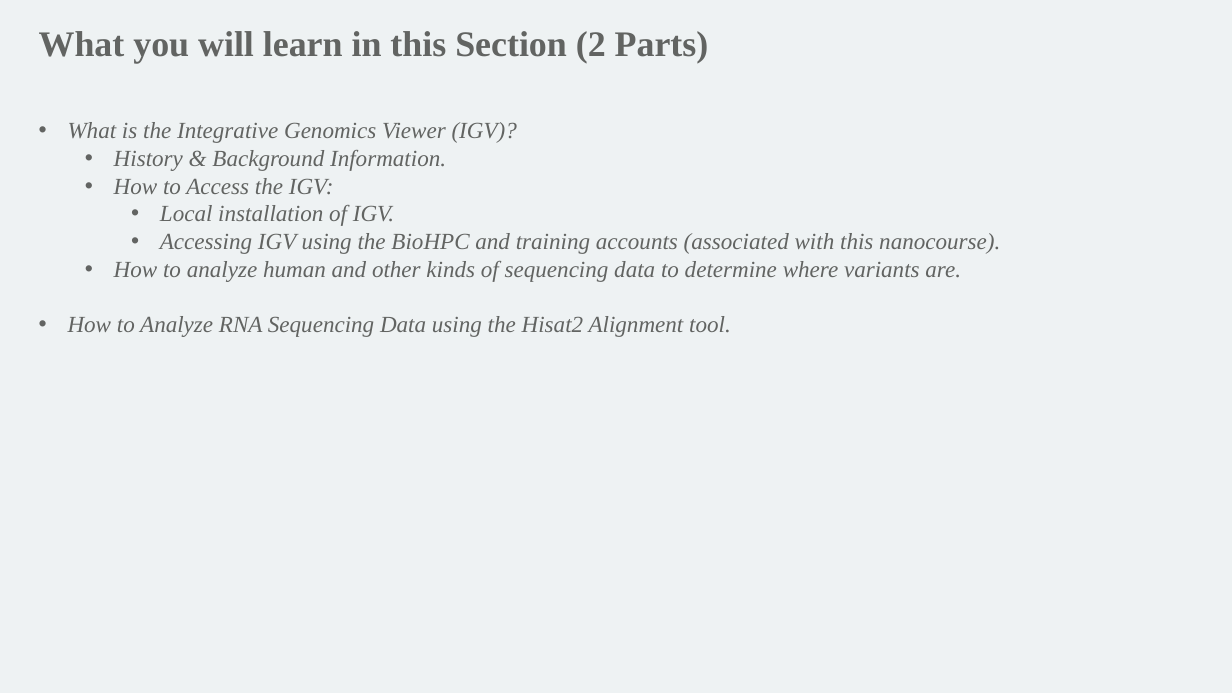
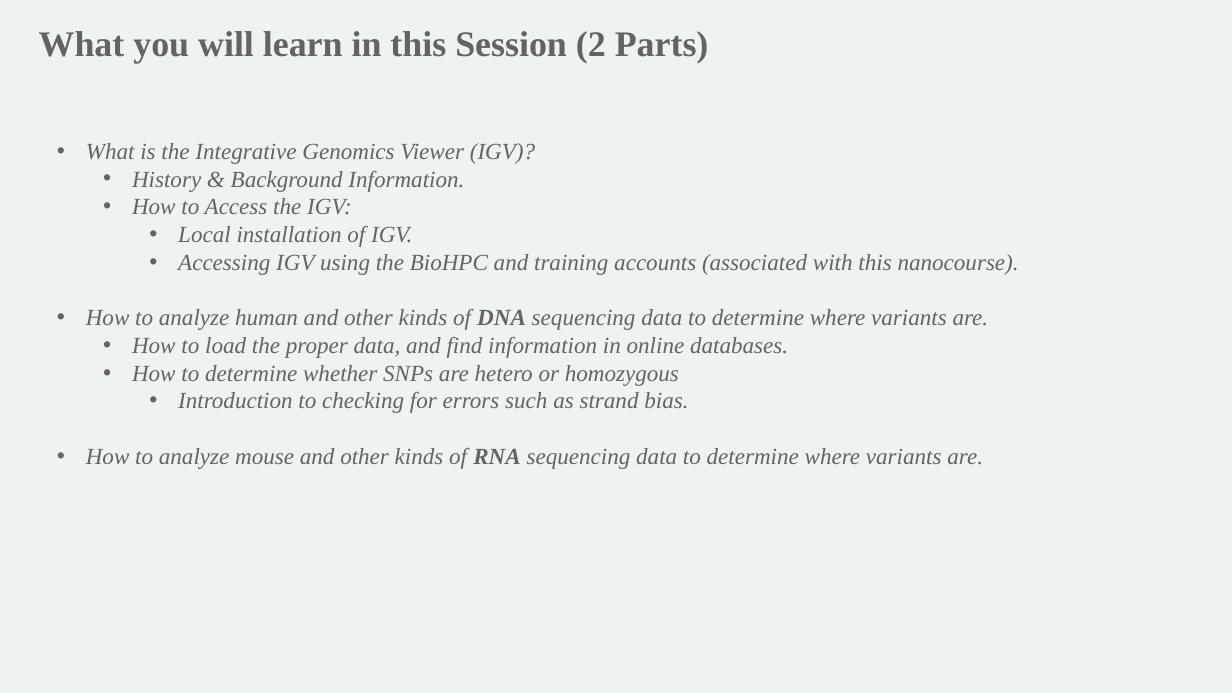
Before and after one commit to mathornton01/2022_UTSW_Lyda_Hill_Department_Introduction_To_NGS_Analysis_Nanocourse, a slide deck: slide 3 of Slides/IntroductionToNGSAnalysis_DayII_MT.pptx. Drawn at 1232x693 pixels with LibreOffice and Linux fonts; fonts in the diff are those of the drawing; background and template pictures are left out. Boxes give left, top, right and bottom in pixels: in the first picture for what was removed or moved away, otherwise in the second. Text is boxed around its words. In the diff, an @@ line names an element or a change of style, - is before the commit and + after.

Commit message:
Added final files for how I taught my section of the nanocourse

```diff
--- a/Slides/IntroductionToNGSAnalysis_DayII_MT.pptx
+++ b/Slides/IntroductionToNGSAnalysis_DayII_MT.pptx
@@ text at (x1=39, y1=31, x2=709, y2=63): text changed @@
-What you will learn in this Section (2 Parts)
+What you will learn in this Session (2 Parts)
@@ text "What is the Integrative Genomics ..." moved from (x1=68, y1=122, x2=1000, y2=337) to (x1=86, y1=143, x2=1019, y2=469) @@
@@ text at (x1=86, y1=309, x2=989, y2=469): text changed @@
-  • How to analyze human and other kinds of sequencing data to determine where variants are.
-• How to Analyze RNA Sequencing Data using the Hisat2 Alignment tool.
+• How to analyze human and other kinds of DNA sequencing data to determine where variants are.
+  • How to load the proper data, and find information in online databases.
+  • How to determine whether SNPs are hetero or homozygous
+    • Introduction to checking for errors such as strand bias.
+• How to analyze mouse and other kinds of RNA sequencing data to determine where variants are.
```
Also in this commit, not shown: 7 other slides changed, 24 slides added, 1 slide removed, 5 other files.
